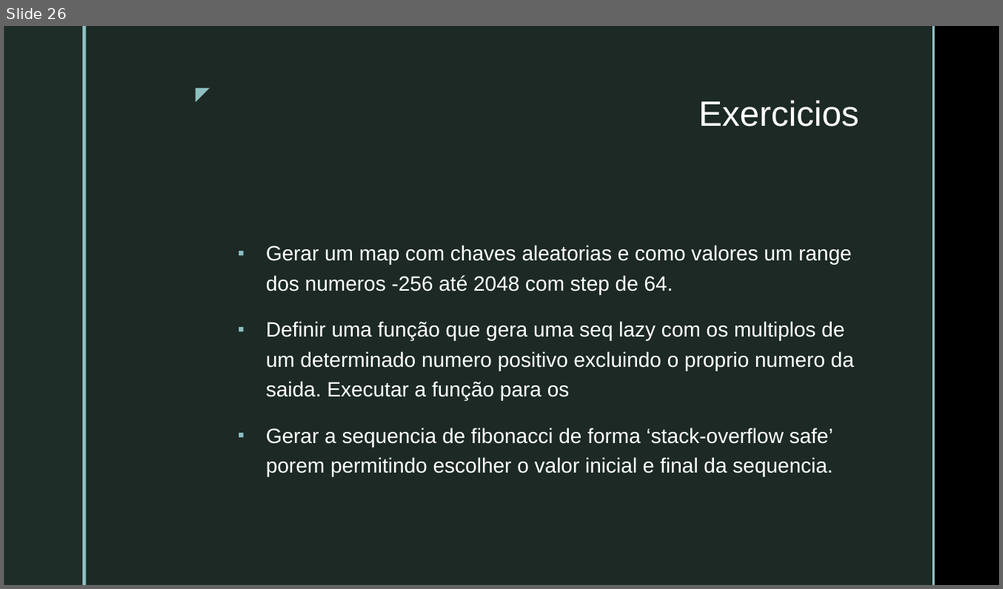
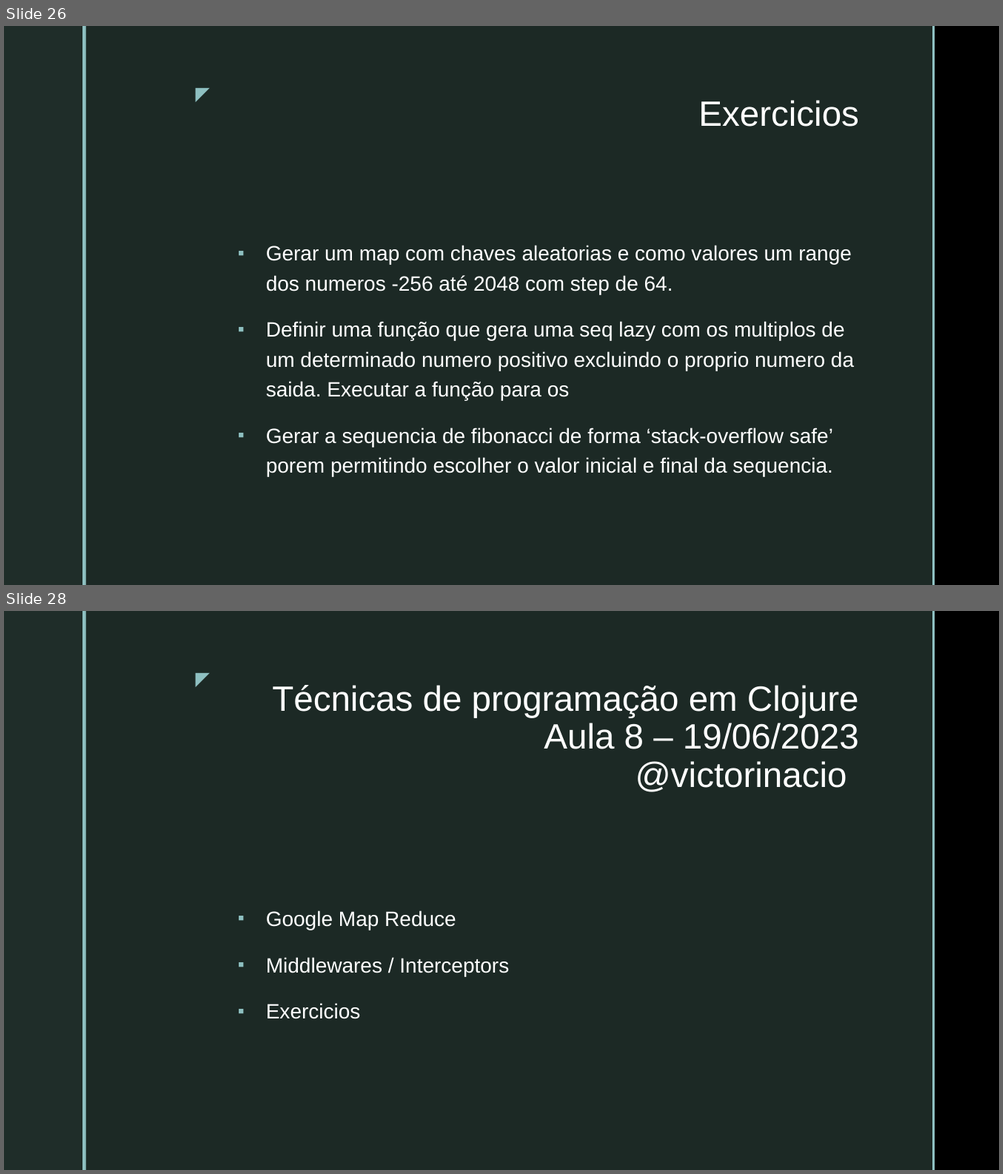
Before and after one commit to VictorInacio/curso-clojure-mybank, a slide deck: doc/NUBOOT-MOD3-PROG-TEC-CLJ.pptx. Shown one above the other, each under a label of ours: slide 26 before the commit, slides 26 and 28 after it; the slides between them are not shown. The pictures are 1003x589 and 1003x1174 pixels, drawn with LibreOffice and Linux fonts; fonts in the diff are those of the drawing; background and template pictures are left out. Boxes give left, top, right and bottom in pixels: in the first picture for what was removed or moved away, otherwise in the second. Text is boxed around its words. In the diff, an @@ line names an element or a change of style, - is before the commit and + after.

Commit message:
aula 8 - Inicio

```diff
--- a/doc/NUBOOT-MOD3-PROG-TEC-CLJ.pptx
+++ b/doc/NUBOOT-MOD3-PROG-TEC-CLJ.pptx
@@ slide 28 added at <box>4,611,999,1170</box>, background picture (left out); not listed: 5 template elements that a slide beside it also shows @@
@@ title added at <box>272,685,859,792</box>, 34 pt, text #FFFFFF @@
+Técnicas de programação em Clojure
+Aula 8 – 19/06/2023
+@victorinacio
@@ text added at <box>266,911,509,1019</box>, 20 pt, text #FFFFFF @@
+▪ Google Map Reduce
+▪ Middlewares / Interceptors
+▪ Exercicios
```
Also in this commit, not shown: 2 other slides added, 3 other files.
